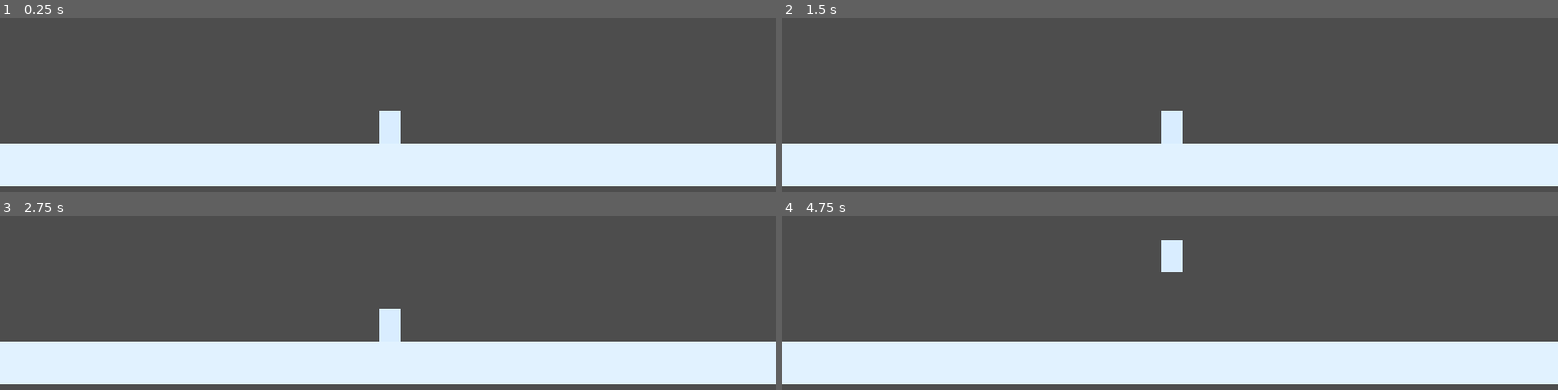
Above: before the commit, frames 1-4 (two rows, left to right).
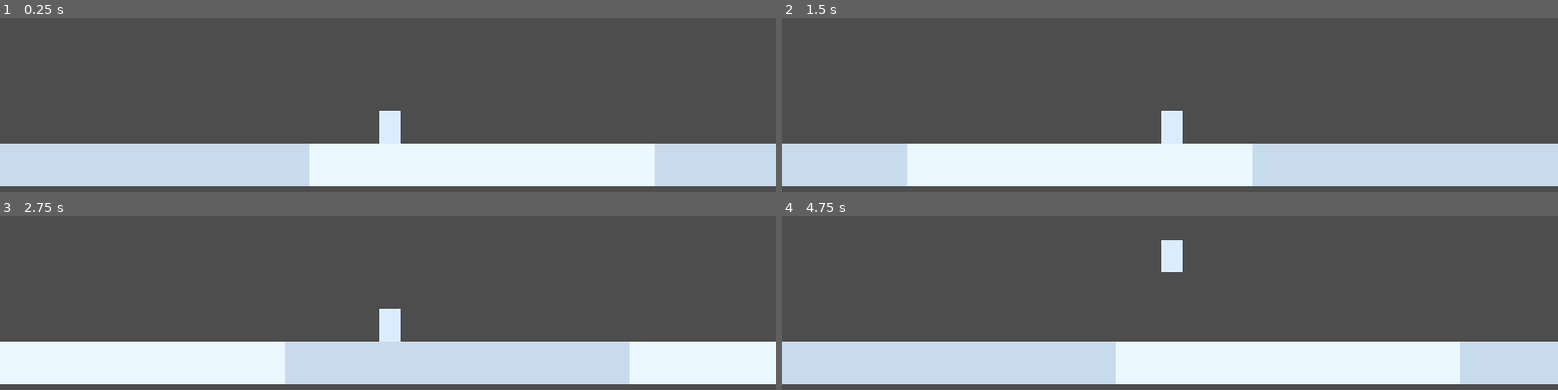
Above: after the commit, the same moments.

Repository: Kiernan-Hub/Aurora
Game: Godot game, scene res://scenes/main.tscn
The game is run twice, just before and just after one commit, with the same random seed, the same clock (stepped at 60 frames per second) and the same inputs.
Inputs:
- Up to frame 1 (0.25 s): no input
- Up to frame 2 (1.5 s): tap Enter (ui_accept) at 0.5, 0.77 s
- Up to frame 3 (2.75 s): tap Enter (ui_accept) at 1.52 s
- Up to frame 4 (4.75 s): tap Enter (ui_accept) at 3.02, 3.77, 4.52 s

The runs differ from the first frame. In frame 1, 14% of the frame differs, in the area x 0-100%, y 72-97%; in frame 2, 14%; in frame 3, 11%; in frame 4, 14%.

Commit message:
V2. Camera works, forward velocity works

Diff:
--- a/scripts/player/player.gd
+++ b/scripts/player/player.gd
@@ -9,6 +9,8 @@
 
 @onready var color_rect: ColorRect = $ColorRect
 
+var did_print_velocity: bool = false
+
 
 func _ready() -> void:
 	floor_snap_length = FLOOR_SNAP_LENGTH
@@ -17,6 +19,8 @@
 
 
 func _physics_process(delta: float) -> void:
+	velocity.x = FORWARD_SPEED
+
 	if is_on_floor() and Input.is_action_just_pressed("ui_accept"):
 		velocity.y = JUMP_VELOCITY
 
@@ -25,5 +29,8 @@
 	elif velocity.y > 0.0:
 		velocity.y = 0.0
 
-	velocity.x = FORWARD_SPEED
+	if not did_print_velocity:
+		print(velocity)
+		did_print_velocity = true
+
 	move_and_slide()
--- a/scripts/terrain/terrain_generator.gd
+++ b/scripts/terrain/terrain_generator.gd
@@ -13,6 +13,9 @@
 var player: CharacterBody2D
 var next_chunk_index: int = 0
 var active_chunks: Dictionary[int, Node2D] = {}
+
+const LIGHT_CHUNK_COLOR: Color = Color(0.92, 0.97, 1.0)
+const DARK_CHUNK_COLOR: Color = Color(0.78, 0.86, 0.93)
 
 
 func _ready() -> void:
@@ -61,8 +64,10 @@
 		return
 
 	chunk.position = Vector2((float(chunk_index) * chunk_width) + (chunk_width * 0.5), ground_y)
+	apply_chunk_color(chunk, chunk_index)
 	add_child(chunk)
 	active_chunks[chunk_index] = chunk
+	print("spawn chunk ", chunk_index)
 
 
 func remove_chunk(chunk_index: int) -> void:
@@ -71,4 +76,16 @@
 
 	var chunk: Node2D = active_chunks[chunk_index]
 	active_chunks.erase(chunk_index)
-	chunk.queue_free()
+	chunk.free()
+	print("free chunk ", chunk_index)
+
+
+func apply_chunk_color(chunk: StaticBody2D, chunk_index: int) -> void:
+	var color_rect: ColorRect = chunk.get_node_or_null("ColorRect") as ColorRect
+	if color_rect == null:
+		return
+
+	if chunk_index % 2 == 0:
+		color_rect.color = LIGHT_CHUNK_COLOR
+	else:
+		color_rect.color = DARK_CHUNK_COLOR
